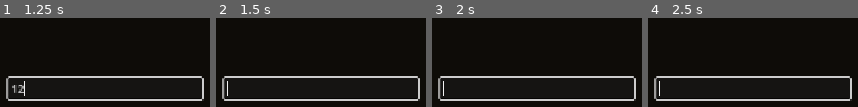
Above: before the commit, frames 1-4 (left to right).
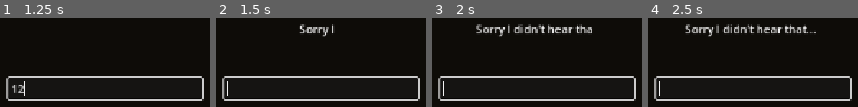
Above: after the commit, the same moments.

Repository: Jinrty/i-am-just-a-little-guy
Game: Godot game, scene res://main.tscn
Two runs of this game, one before a commit and one after it. Both use one fixed random seed, a clock stepped at 60 frames per second and the inputs below.
Inputs (mouse positions are in pixels of both pictures, inside the frame that each line leads up to):
- Up to frame 1 (1.25 s): click (105, 88) at 0.52 s; type "12" at 0.6 s
- Up to frame 2 (1.5 s): tap Enter at 1.25 s; move the mouse to (outside the picture) at 1.27 s; hold Right from 1.28 s (still down); tap Alt at 1.35 s; click (outside the picture) at 1.42 s
- Up to frame 3 (2 s): keep holding Right
- Up to frame 4 (2.5 s): move the mouse to (outside the picture) at 2.02 s; release Right at 2.03 s; hold Down from 2.03 s (still down); tap Shift at 2.1 s

Frame 1 is identical in both runs. In frame 2, 0.9% of the frame differs, in the area x 39-56%, y 6-22%; in frame 3, 3.1%; in frame 4, 3.2%, in the area x 17-80%, y 6-22%.

Commit message:
Basic logic finished
It kind of works but I want to end my life

Diff:
--- /dev/null
+++ b/characters/detective.tres
@@ -0,0 +1,13 @@
+[gd_resource type="Resource" script_class="person_values" format=3 uid="uid://bymamdoams2ke"]
+
+[ext_resource type="Script" uid="uid://bcjkpeaq81rus" path="res://person_values.gd" id="1_u6iof"]
+
+[resource]
+script = ExtResource("1_u6iof")
+person_name = "Detective Kim"
+question = "Where have you been yesterday?"
+correct_answer = "farm"
+bad_answers = Array[String](["home", "pharmacy"])
+lines = Dictionary[String, Array]({
+"yesterday": ["No one told you?", "Poor Benson got killed yesterday..."]
+})
--- a/main.gd
+++ b/main.gd
@@ -2,33 +2,72 @@
 
 var possible_lines: Array = []
 
-var x: Array[String] = ["ss", "rd"]
+var new_person = person.new()
+var queue: Array = []
 
-var new_person = person.new()
+var speaking: bool = false
+var skip: bool = false
+var writing: bool = false
+
+
+func _process(delta: float) -> void:
+	if Input.is_action_just_pressed("skip") and writing:
+		skip = true
 
 
 func _ready() -> void:
 	$LineEdit.grab_focus()
-	new_person.person_name = "Detective Kim"
+	new_person.load_values(preload("uid://bymamdoams2ke"))
 	possible_lines = new_person.lines.keys()
 	possible_lines.append(new_person.correct_answer)
 	for i in new_person.bad_answers:
 		possible_lines.append(i)
-	print(possible_lines)
+	print(new_person.lines)
 
 
+func write(text: String):
+	await get_tree().process_frame
+	$Label.text = ""
+	speaking = true
+	skip = false
+	for i in text.length():
+		writing = true
+		if skip:
+			$Label.text = text
+			break
+		$Label.text += text[i]
+		await get_tree().create_timer(0.02).timeout
+	skip = false
+	speaking = false
+	writing = false
+
+	if queue.size() == 0:
+		return
+
+	if text == queue[0]:
+		queue.pop_front()
+		if queue.size() > 0:
+			await get_tree().create_timer(1.5).timeout
+			write(queue[0])
 
 
 func _on_line_edit_text_submitted(new_text: String) -> void:
 	$LineEdit.text = ""
 	$LineEdit.grab_focus()
+	skip = false
+	var line = new_text.to_lower()
 	if new_text.is_empty():
 		print("empty")
-	elif not possible_lines.has(new_text.to_lower()):
-		print("Umm...")
-	elif possible_lines.has(new_text.to_lower()):
-		print(new_person.lines[new_text])
-
+	elif not possible_lines.has(line):
+		write("Sorry I didn't hear that...")
+	elif possible_lines.has(line):
+		if new_person.correct_answer == line:
+			write("How could I suspect you! You are just a little guy!")
+		elif new_person.bad_answers.has(line):
+			write("What? How could a little guy like you kill someone!")
+		else:
+			queue += new_person.lines[line]
+			write(queue[0])
 
 	$LineEdit.release_focus()
 	$LineEdit.call_deferred("grab_focus")
--- a/main.tscn
+++ b/main.tscn
@@ -21,4 +21,15 @@
 offset_bottom = 408.0
 deselect_on_focus_loss_enabled = false
 
+[node name="Label" type="Label" parent="." unique_id=343648366]
+custom_minimum_size = Vector2(1, 1)
+layout_mode = 0
+offset_left = 434.0
+offset_top = 261.0
+offset_right = 726.0
+offset_bottom = 352.0
+horizontal_alignment = 1
+vertical_alignment = 1
+autowrap_mode = 2
+
 [connection signal="text_submitted" from="LineEdit" to="." method="_on_line_edit_text_submitted"]
--- a/person.gd
+++ b/person.gd
@@ -4,9 +4,13 @@
 
 var person_name: String = "Mr Guy"
 var question: String = "Do you know me?"
-var correct_answer: String = "No"
-var bad_answers: Array[String] = ["Yes", "Poop"]
-var lines = {
-	"glass" : "oh yeah!",
-	"victim" : "poor guy, 17 stabs..."
-}
+var correct_answer: String = "no"
+var bad_answers: Array[String] = ["yes", "poop"]
+var lines: Dictionary[String, Array] = {}
+
+func load_values(res: Resource):
+	person_name = res.person_name
+	question = res.question
+	correct_answer = res.correct_answer
+	bad_answers = res.bad_answers
+	lines = res.lines
--- /dev/null
+++ b/person_values.gd
@@ -0,0 +1,9 @@
+extends Resource
+class_name person_values
+
+
+@export var person_name: String = ""
+@export var question: String = ""
+@export var correct_answer: String = ""
+@export var bad_answers: Array[String] = []
+@export var lines: Dictionary[String, Array] = {}
--- a/project.godot
+++ b/project.godot
@@ -26,9 +26,9 @@
 
 [input]
 
-accept={
+skip={
 "deadzone": 0.2,
-"events": [Object(InputEventKey,"resource_local_to_scene":fa …(140 unchanged characters)… d":false,"keycode":0,"physical_keycode":4194309,"key_label":0,"unicode":0,"location":0,"echo":false,"script":null)
+"events": [Object(InputEventKey,"resource_local_to_scene":fa …(140 unchanged characters)… d":false,"keycode":0,"physical_keycode":32,"key_label":0,"unicode":32,"location":0,"echo":false,"script":null)
 ]
 }
 
Not shown, added: person_values.gd.uid
